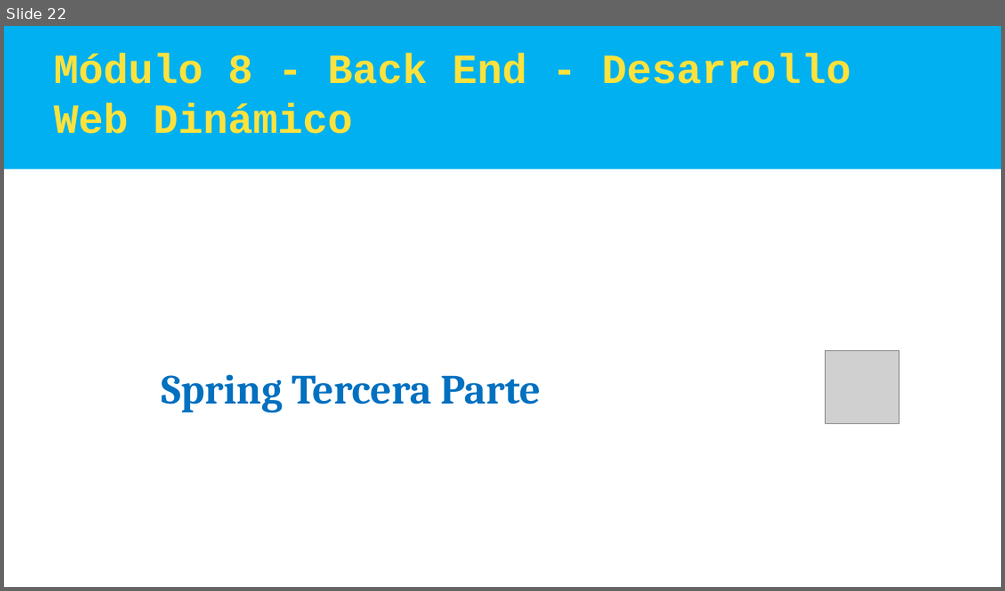
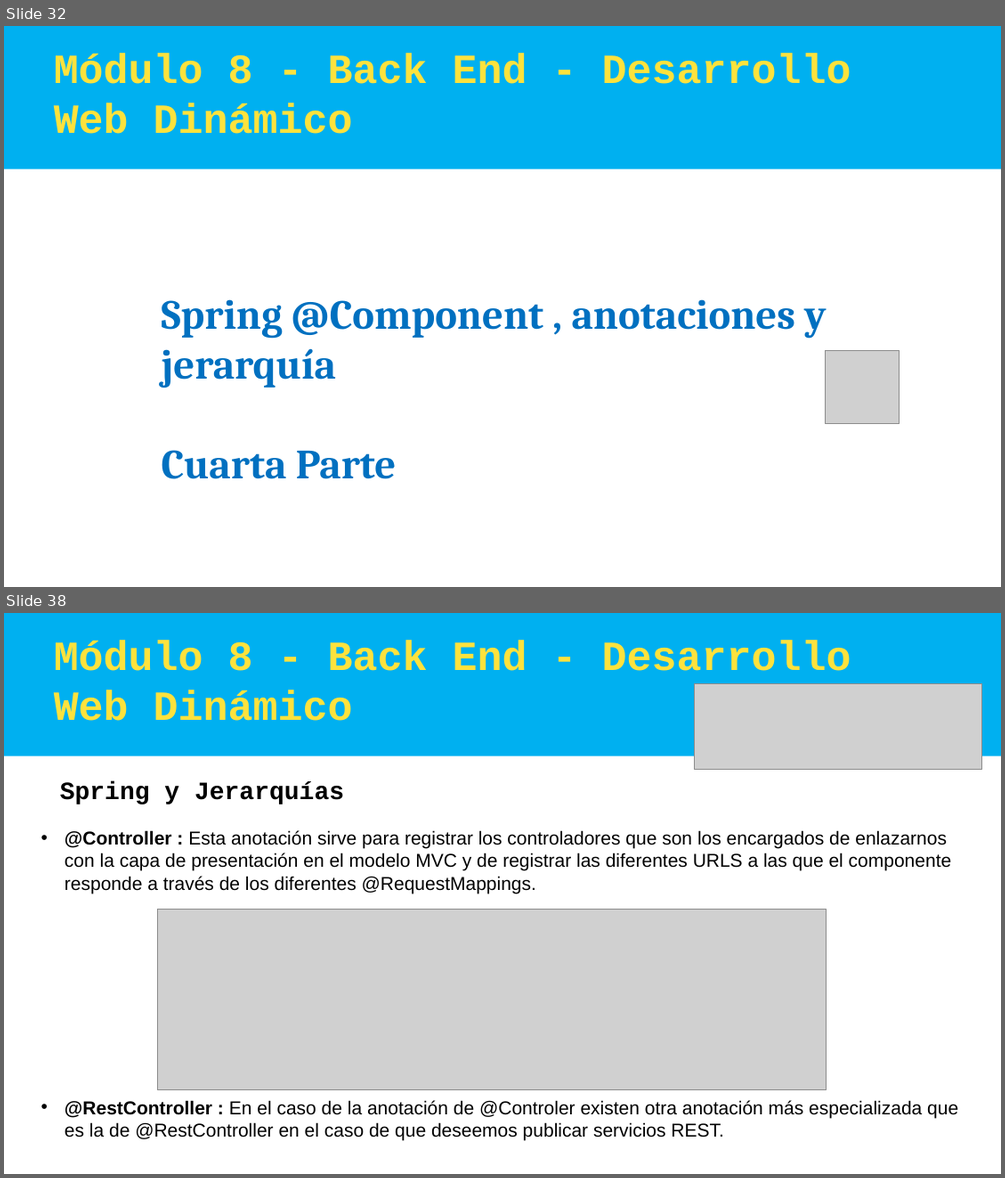
Before and after one commit to cesarprogramador/Angular, a slide deck: Argentina Programa - SpringBoot MVC.pptx. Shown one above the other, each under a label of ours: slide 22 before the commit, slides 32 and 38 after it; the slides between them are not shown. The pictures are 1005x591 and 1005x1178 pixels, drawn with LibreOffice and Linux fonts; fonts in the diff are those of the drawing; grey boxes stand for pictures. Boxes give left, top, right and bottom in pixels: in the first picture for what was removed or moved away, otherwise in the second. Text is boxed around its words. In the diff, an @@ line names an element or a change of style, - is before the commit and + after.

```diff
--- a/Argentina Programa - SpringBoot MVC.pptx
+++ b/Argentina Programa - SpringBoot MVC.pptx
@@ slide 38 added at (4,613,1001,1174), background #FFFFFF @@
@@ rectangle added at (4,613,1001,756), fill #00B0F0 @@
@@ text added at (54,641,851,721), 40 pt, text #FDE23D, bold @@
+Módulo 8 - Back End - Desarrollo Web Dinámico
@@ picture added at (695,684,982,770) @@
@@ text added at (60,781,344,804), 24 pt, text #000000, bold @@
+Spring y Jerarquías
@@ text added at (65,830,958,1140), 18 pt, text #000000 @@
+• @Controller : Esta anotación sirve para registrar los controladores que son los encargados de enlazarnos con la capa de presentación en el modelo MVC y de registrar las diferentes URLS a las que el componente responde a través de los diferentes @RequestMappings.
+• @RestController : En el caso de la anotación de @Controler existen otra anotación más especializada que es la de @RestController en el caso de que deseemos publicar servicios REST.
@@ picture added at (157,909,826,1090) @@
@@ what was slide 22 is now slide 32 @@
@@ slide 32 changed as well @@
@@ text at (162,299,825,479): text changed @@
-Spring Tercera Parte
+Spring @Component , anotaciones y jerarquía
+Cuarta Parte
```
Also in this commit, not shown: 18 other slides changed, 30 other slides added, 1 slide removed.
